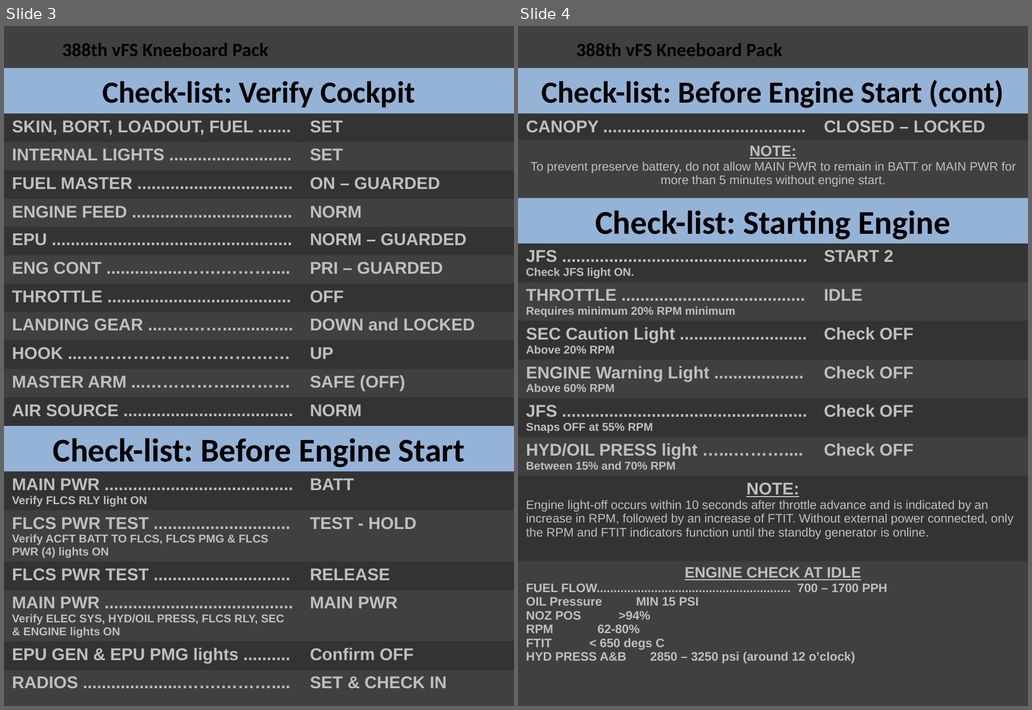
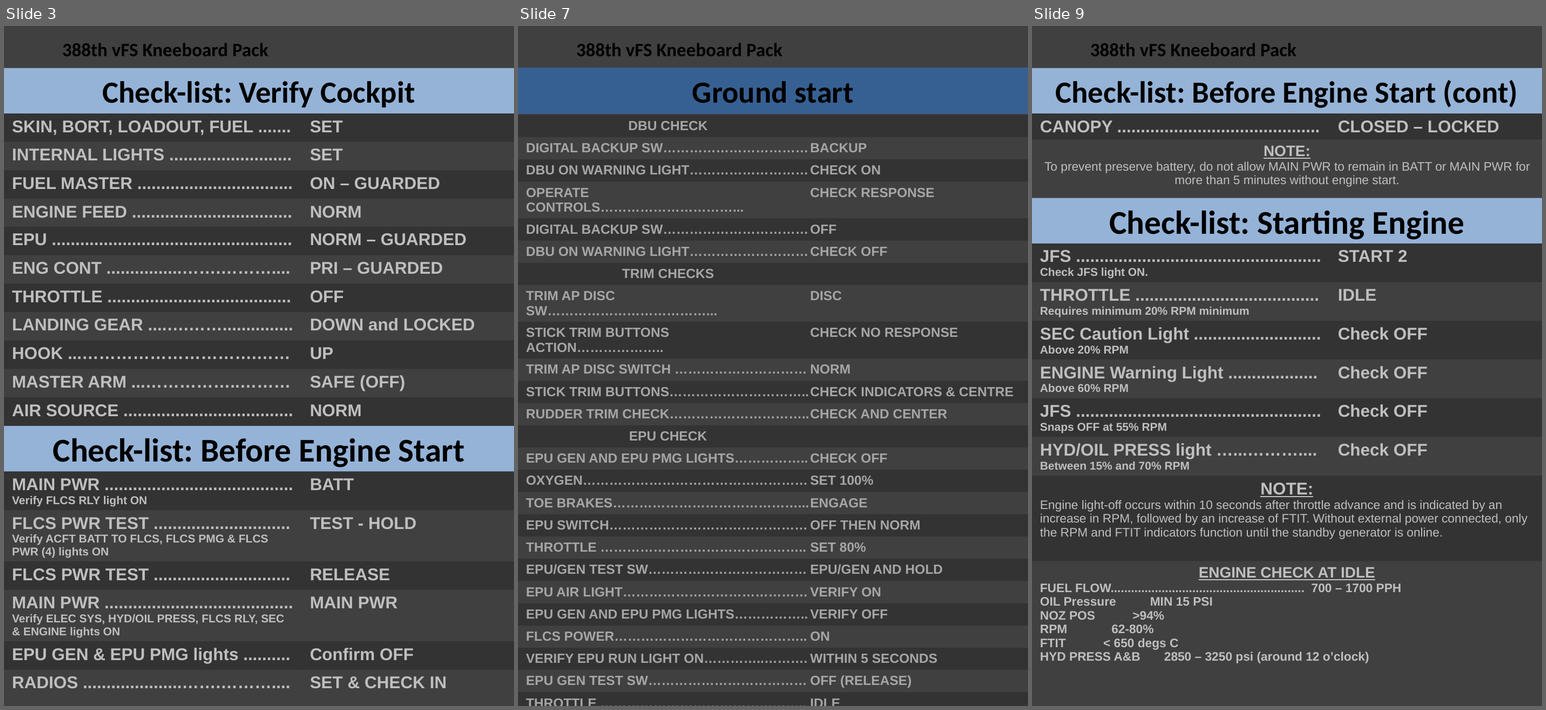
Before and after one commit to 132nd-vWing/132-TRP-388, a slide deck: Kneeboard Pack/388 Kneeboard Pack.pptx. Shown side by side, each under a label of ours: slides 3 and 4 before the commit, slides 3, 7 and 9 after it; the slides between them are not shown. The pictures are 1032x710 and 1546x710 pixels, drawn with LibreOffice and Linux fonts; fonts in the diff are those of the drawing; background and template pictures are left out. Boxes give left, top, right and bottom in pixels: in the first picture for what was removed or moved away, otherwise in the second. Text is boxed around its words. In the diff, an @@ line names an element or a change of style, - is before the commit and + after.

```diff
--- a/Kneeboard Pack/388 Kneeboard Pack.pptx
+++ b/Kneeboard Pack/388 Kneeboard Pack.pptx
@@ slide 7 added at [518, 26, 1028, 706], background #404040; not listed: 1 template element that a slide beside it also shows @@
@@ title added at [518, 68, 1028, 114], fill #376092, outline #376092 0.75 pt, 32.4 pt, text #000000, bold @@
+Ground start
@@ table added at [518, 115, 1028, 706], 26 rows, 2 columns @@
+DBU CHECK | 
+DIGITAL BACKUP SW…………………………… | BACKUP
+DBU ON WARNING LIGHT……………………… | CHECK ON
+OPERATE CONTROLS…………………………... | CHECK RESPONSE
+DIGITAL BACKUP SW…………………………… | OFF
+DBU ON WARNING LIGHT……………………… | CHECK OFF
+TRIM CHECKS | 
+TRIM AP DISC SW………………………………... | DISC
+STICK TRIM BUTTONS ACTION……………….. | CHECK NO RESPONSE
+TRIM AP DISC SWITCH ………………………… | NORM
+STICK TRIM BUTTONS………………………….. | CHECK INDICATORS & CENTRE
+RUDDER TRIM CHECK………………………….. | CHECK AND CENTER
+EPU CHECK | 
+EPU GEN AND EPU PMG LIGHTS…………….. | CHECK OFF
+OXYGEN…………………………………………… | SET 100%
+TOE BRAKES……………………………………... | ENGAGE
+EPU SWITCH……………………………………… | OFF THEN NORM
+THROTTLE ……………………………………….. | SET 80%
+EPU/GEN TEST SW……………………………… | EPU/GEN AND HOLD
+EPU AIR LIGHT…………………………………… | VERIFY ON
+EPU GEN AND EPU PMG LIGHTS…………….. | VERIFY OFF
+FLCS POWER…………………………………….. | ON
+VERIFY EPU RUN LIGHT ON…………..………. | WITHIN 5 SECONDS
+EPU GEN TEST SW……………………………… | OFF (RELEASE)
+THROTTLE ……………………………………….. | IDLE
+OXYGEN…………………………………………… | NORM
@@ what was slide 4 is now slide 9 @@
```
Also in this commit, not shown: 3 slides changed, 4 other slides added.
